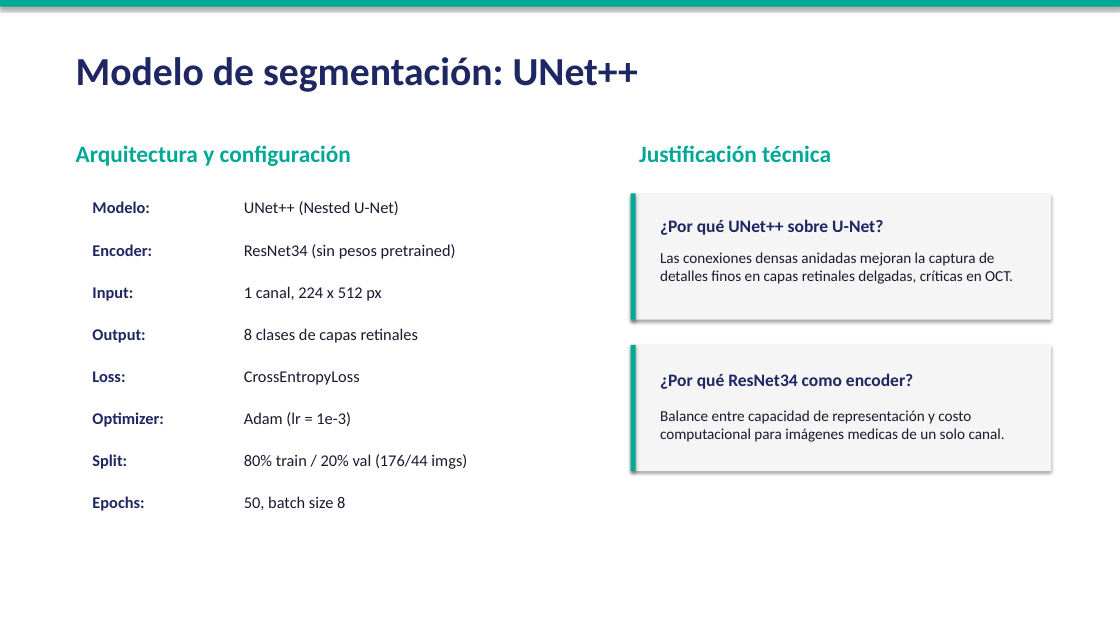
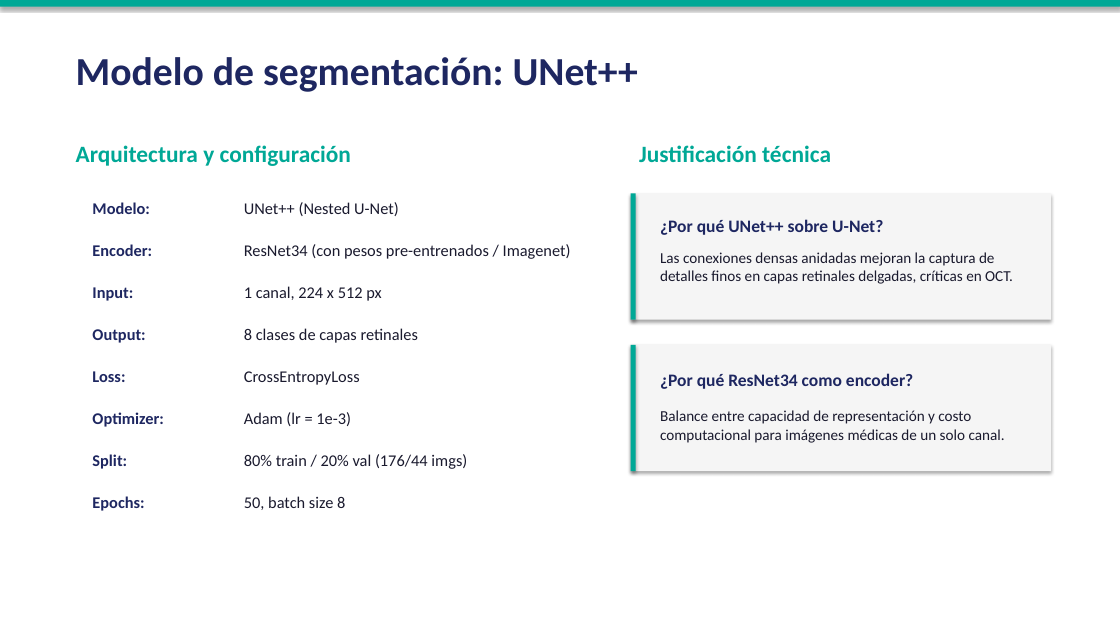
Before and after one commit to umagon/TP_vision_por_computadora_2, a slide deck: slide 6 of paper/presentacion_OCT.pptx. Drawn at 1120x631 pixels with LibreOffice and Linux fonts; fonts in the diff are those of the drawing. Boxes give left, top, right and bottom in pixels: in the first picture for what was removed or moved away, otherwise in the second. Text is boxed around its words. In the diff, an @@ line names an element or a change of style, - is before the commit and + after.

```diff
--- a/paper/presentacion_OCT.pptx
+++ b/paper/presentacion_OCT.pptx
@@ text at (x1=244, y1=244, x2=571, y2=259): text changed @@
-ResNet34 (sin pesos pretrained)
+ResNet34 (con pesos pre-entrenados / Imagenet)
@@ text at (x1=660, y1=410, x2=1005, y2=443): text changed @@
-Balance entre capacidad de representación y costo computacional para imágenes medicas de un solo canal.
+Balance entre capacidad de representación y costo computacional para imágenes médicas de un solo canal.
```
Also in this commit, not shown: 5 other slides changed.
